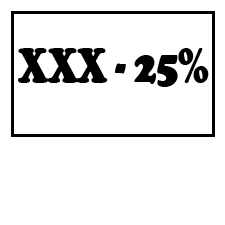
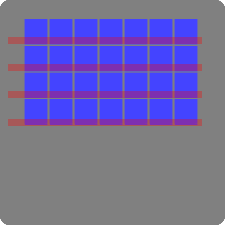
Layer changes from the first 225 x 225 image to the second:
added layer "Layer 8 copy 3" (hue, 31%) above "Layer 8 copy 2" over (8, 119, 202, 126)
added layer "Layer 8 copy 2" (hue, 31%) above "Layer 8 copy" over (8, 91, 202, 98)
added layer "Layer 8 copy" (hue, 31%) above "Layer 8" over (8, 64, 202, 71)
added layer "Layer 8" (hue, 31%) above "Layer 7" over (8, 37, 202, 44)
added layer "Layer 7" above "Layer 6" over (0, 0, 225, 225)
added layer "Layer 6" above "Layer 5" over (11, 10, 222, 45)
added layer "Layer 5" above "Layer 4 copy 6" over (0, 0, 225, 225)
added layer "Layer 4 copy 6" above "Layer 4 copy 5" over (124, 43, 149, 126)
added layer "Layer 4 copy 5" above "Layer 4 copy 4" over (149, 43, 174, 126)
added layer "Layer 4 copy 4" above "Layer 4 copy 3" over (174, 43, 199, 126)
added layer "Layer 4 copy 3" above "Layer 4 copy 2" over (49, 43, 74, 126)
added layer "Layer 4 copy 2" above "Layer 4 copy" over (74, 43, 99, 126)
added layer "Layer 4 copy" above "Layer 4" over (99, 43, 124, 126)
added layer "Layer 4" above "Layer 3" over (24, 43, 49, 126)
added layer "Layer 3" above "XXX - 25%" over (0, 0, 225, 225)
